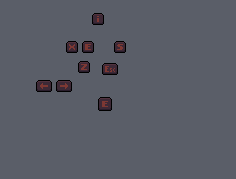
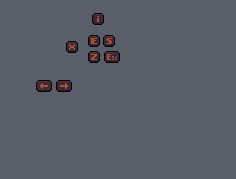
The second w=236, h=179 image is a revision of the first. Changes to its layers:
painted on "KeyboardE.png" over [left=82, top=35, right=100, bottom=53]
painted on "KeyboardEscape.png" over [left=102, top=51, right=120, bottom=75]
painted on "KeyboardI.png" over [left=92, top=16, right=104, bottom=25]
painted on "KeyboardS.png" over [left=103, top=35, right=126, bottom=53]
painted on "KeyboardX.png" over [left=66, top=44, right=78, bottom=53]
painted on "KeyboardZ.png" over [left=78, top=51, right=100, bottom=73]
removed layer "KeyboardInteract.png" from group "Special" over [left=98, top=97, right=112, bottom=111]
painted on "KeyboardNextTab.png" over [left=56, top=83, right=72, bottom=92]
painted on "KeyboardPreviousTab.png" over [left=36, top=83, right=52, bottom=92]
